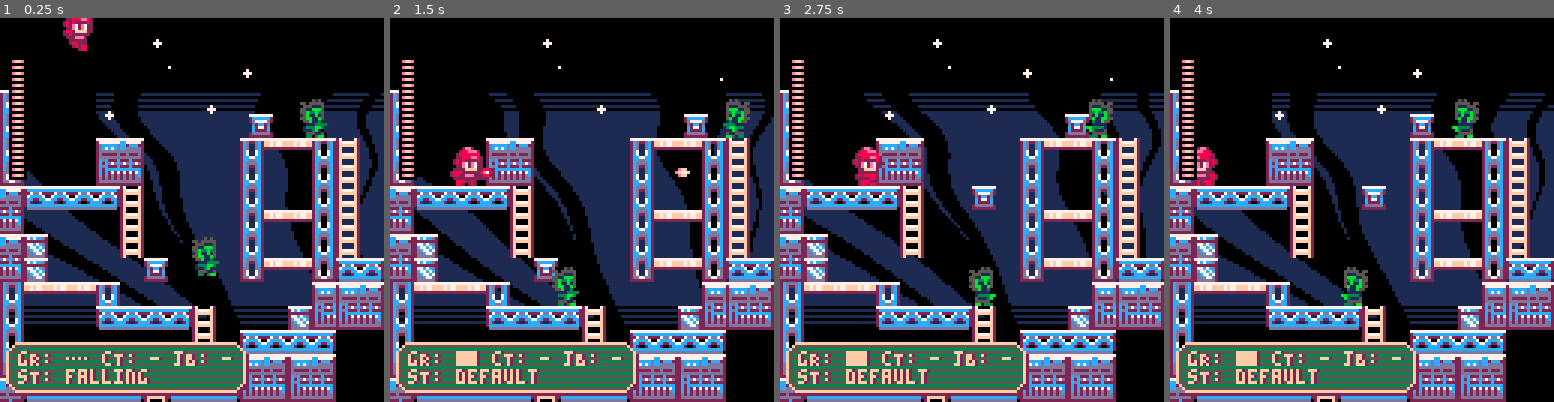
Above: before the commit, frames 1-4 (left to right).
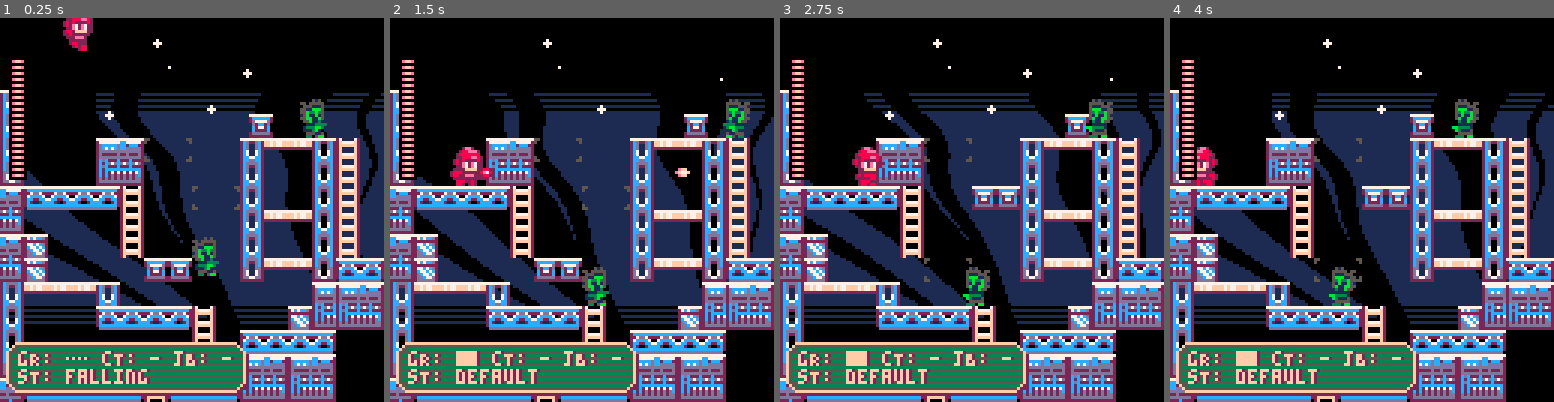
Above: after the commit, the same moments.

Repository: whckmstrjck/picoboy
Game: PICO-8 cartridge picoboy.p8
Same seed, same stepped clock (60 frames per second), same inputs: the game is played once before the commit and once after it.
Inputs:
- Up to frame 1 (0.25 s): no input
- Up to frame 2 (1.5 s): tap X (X key) at 0.33, 1.07 s; tap O (Z key) at 0.7 s
- Up to frame 3 (2.75 s): hold Right 1.6-2.1 s; tap O (Z key) at 1.7, 2.1, 2.5 s; tap X (X key) at 1.85 s; hold Up 2.15-2.42 s; hold Right from 2.47 s (still down)
- Up to frame 4 (4 s): tap O (Z key) at 2.9, 3.3, 3.7 s; tap X (X key) at 2.97 s; release Right at 3.03 s; hold Left 3.08-3.58 s; hold Down 3.63-3.97 s

The runs differ from the first frame. In frame 1, 0.5% of the frame differs, in the area x 37-63%, y 31-69%; in frame 2, 1.4%, in the area x 37-63%, y 31-75%; in frame 3, 1.0%; in frame 4, 1.2%.

Commit message:
Add width property to platform initialization and enhance drawing logic for sequences

Diff:
--- a/lua/_init.lua
+++ b/lua/_init.lua
@@ -7,7 +7,7 @@
   })
 
   platforms = {
-    Platform:new({ sequence = { { 48, 64 }, { 64, 40 }, { 48, 24 } } }),
+    Platform:new({ width = 16, sequence = { { 48, 64 }, { 64, 40 }, { 48, 24 } } }),
     -- Platform:new({ x = 40, y = 10, width = 16, range = 20 }),
     -- Platform:new({ x = 64, y = 24, width = 16, range = 44, type = 'semisolid' }),
     Platform:new({ x = 80, y = 16, width = 8, range = 3 * 8, type = 'solid', direction = 'horizontal', moving = true })
--- a/lua/classes/platform.lua
+++ b/lua/classes/platform.lua
@@ -100,16 +100,22 @@
   draw = function(_ENV)
     local draw = true
     if sequence != nil then
-      if time_current > (time_max - 8) then
+      if time_current > (time_max - 16) then
+        pal(12, 15)
+        pal(2, 8)
+        pal(13, 12)
+      end
+      if time_current > (time_max - 12) then
         pal_set_all(7)
-      end
-      if time_current > (time_max - 4) then
-        pal_set_all(2)
       end
 
       if time_current < 16 then
-        pal_set_all(8)
-        draw = time_current % 4 < 2
+        pal(12, 2)
+        pal(13, 2)
+        pal(7, 8)
+        if (time_current % 4 < 2) then
+          draw = false
+        end
       end
     end
 
@@ -120,7 +126,28 @@
     end
 
     -- rectfill(x, y, x + width - 1, y + height - 1, 5)
+    pal()
 
-    pal()
+    if sequence == nil then return end
+
+    for i = 1, #sequence do
+      if i != sequence_index then
+        -- print(i, sequence[i][1] + width / 2 - 2, sequence[i][2] + height / 2 - 3, 5)
+        pset(sequence[i][1], sequence[i][2], 5)
+        pset(sequence[i][1], sequence[i][2] + height - 1, 5)
+        pset(sequence[i][1] + width - 1, sequence[i][2], 5)
+        pset(sequence[i][1] + width - 1, sequence[i][2] + height - 1, 5)
+
+        pset(sequence[i][1] + 1, sequence[i][2], 5)
+        pset(sequence[i][1], sequence[i][2] + 1, 5)
+        pset(sequence[i][1] + width - 2, sequence[i][2], 5)
+        pset(sequence[i][1] + width - 1, sequence[i][2] + 1, 5)
+
+        pset(sequence[i][1], sequence[i][2] + height - 2, 5)
+        pset(sequence[i][1] + 1, sequence[i][2] + height - 1, 5)
+        pset(sequence[i][1] + width - 1, sequence[i][2] + height - 2, 5)
+        pset(sequence[i][1] + width - 2, sequence[i][2] + height - 1, 5)
+      end
+    end
   end
 })
